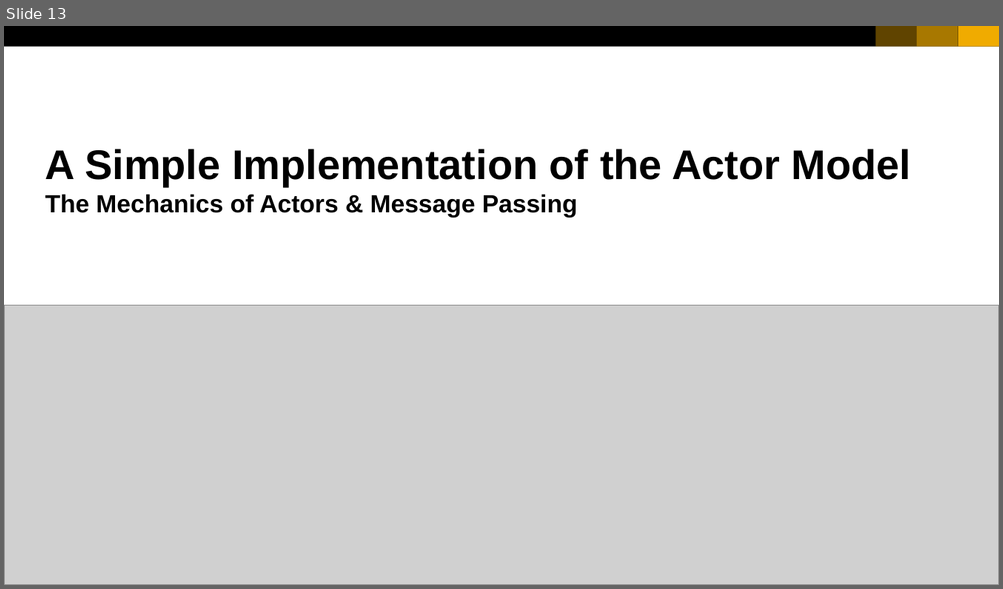
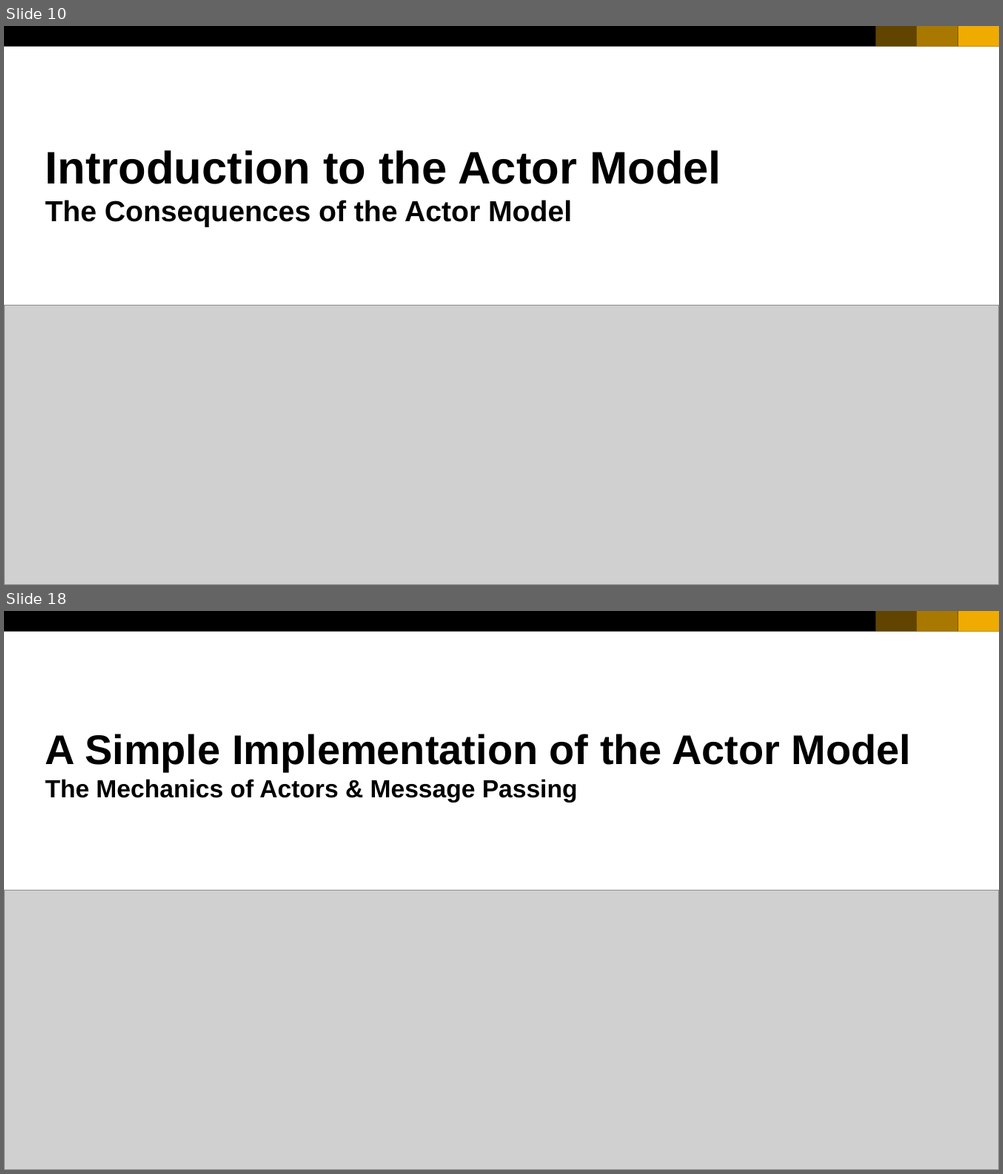
Before and after one commit to ChrisWhealy/WeatherDemo, a slide deck: documentation/Using the Actor Model.ppsx. Shown one above the other, each under a label of ours: slide 13 before the commit, slides 10 and 18 after it; the slides between them are not shown. The pictures are 1003x589 and 1003x1174 pixels, drawn with LibreOffice and Linux fonts; fonts in the diff are those of the drawing; grey boxes stand for pictures. Boxes give left, top, right and bottom in pixels: in the first picture for what was removed or moved away, otherwise in the second. Text is boxed around its words. In the diff, an @@ line names an element or a change of style, - is before the commit and + after.

Commit message:
Update Actor Model presentation

```diff
--- a/documentation/Using the Actor Model.ppsx
+++ b/documentation/Using the Actor Model.ppsx
@@ slide 10 added at (4,26,999,585), background #FFFFFF; not listed: 4 template elements that a slide beside it also shows @@
@@ text added at (45,150,721,227), 28 pt, text #000000, bold @@
+Introduction to the Actor Model
+The Consequences of the Actor Model
@@ picture added at (4,306,998,585) @@
@@ what was slide 13 is now slide 18 @@
```
Also in this commit, not shown: 10 slides changed, 6 other slides added, 2 slides removed.
